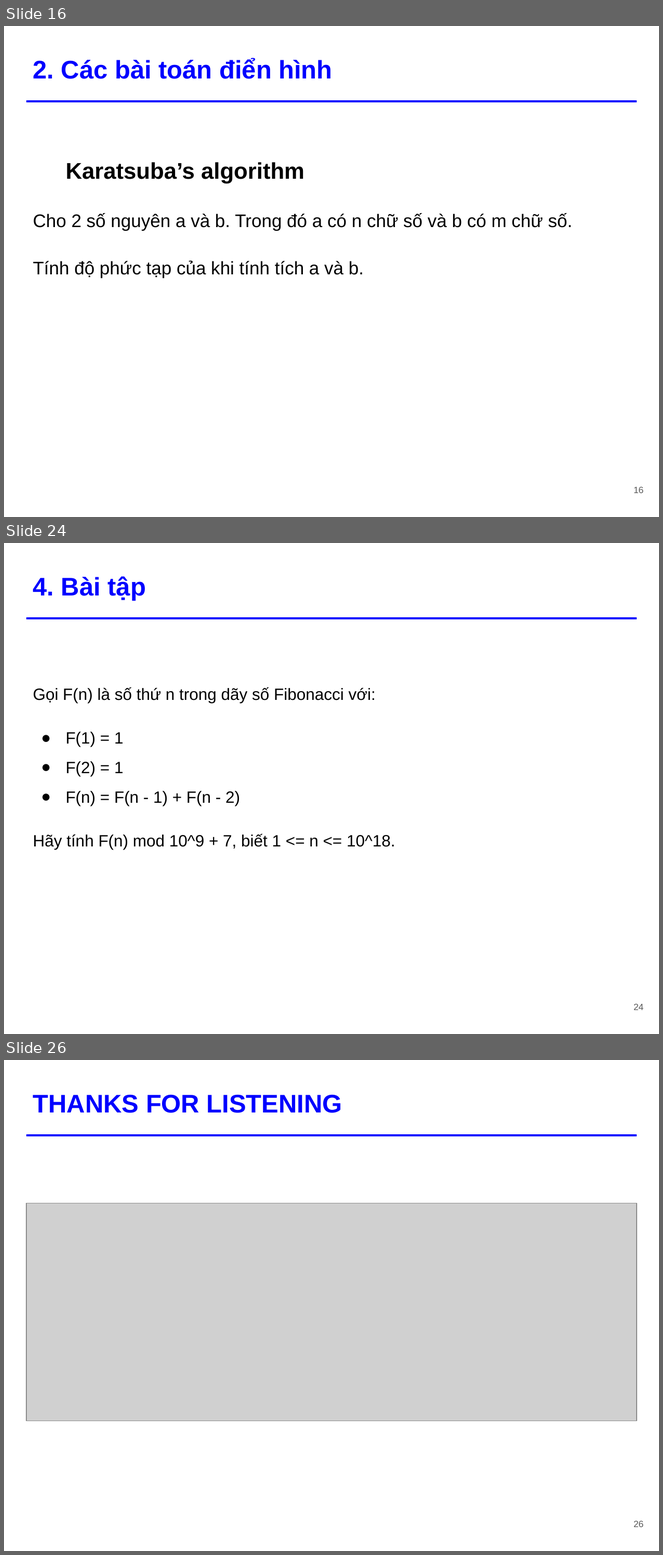
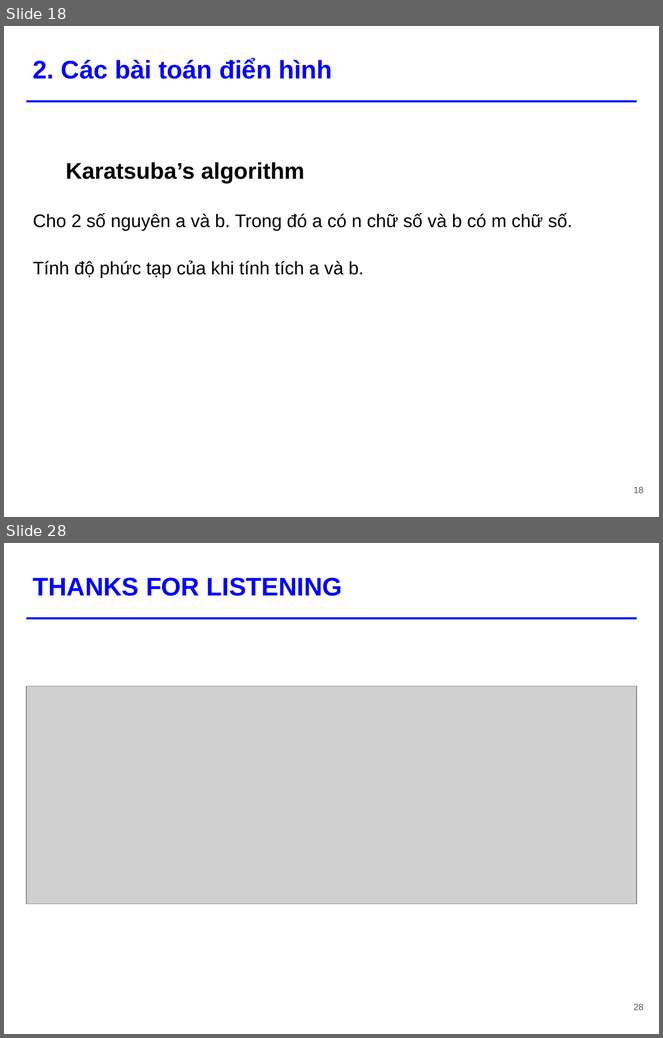
Before and after one commit to tiennvcs/CS112.L11.KHTN-DesignAnalysisAlgorithm, a slide deck: Seminar/[Seminar] Divide and Conquer.pptx. Shown one above the other, each under a label of ours: slides 16, 24 and 26 before the commit, slides 18 and 28 after it; the slides between them are not shown. The pictures are 663x1555 and 663x1038 pixels, drawn with LibreOffice and Linux fonts; fonts in the diff are those of the drawing; grey boxes stand for pictures. Boxes give left, top, right and bottom in pixels: in the first picture for what was removed or moved away, otherwise in the second. Text is boxed around its words. In the diff, an @@ line names an element or a change of style, - is before the commit and + after.

```diff
--- a/Seminar/[Seminar] Divide and Conquer.pptx
+++ b/Seminar/[Seminar] Divide and Conquer.pptx
@@ slide 24 removed at <box>4,543,659,1034</box>, background #FFFFFF; not listed: 1 template element that a slide beside it also shows @@
@@ title removed at <box>33,576,146,601</box> @@
-4. Bài tập
@@ text removed at <box>33,687,396,850</box> @@
-Gọi F(n) là số thứ n trong dãy số Fibonacci với:
-● F(1) = 1
-● F(2) = 1
-● F(n) = F(n - 1) + F(n - 2)
-Hãy tính F(n) mod 10^9 + 7, biết 1 <= n <= 10^18.
@@ page number removed at <box>634,1004,644,1010</box> @@
-24
@@ what was slide 16 is now slide 18 @@
@@ page number at <box>634,487,644,493</box>: text changed @@
-16
+18
@@ what was slide 26 is now slide 28 @@
@@ page number at <box>634,1004,644,1010</box>: text changed @@
-26
+28
```
Also in this commit, not shown: 17 slides changed, 7 slides added.
